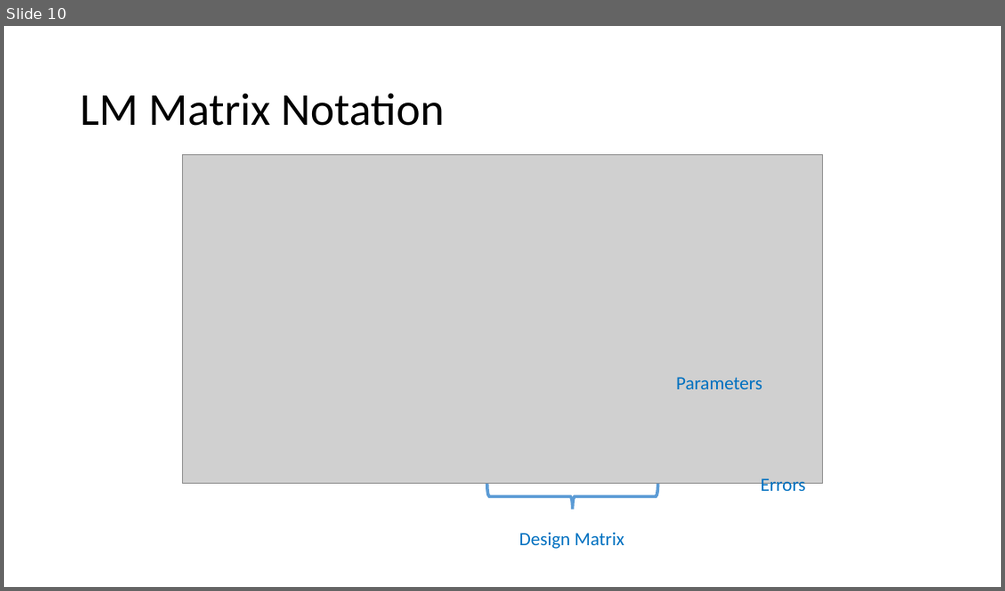
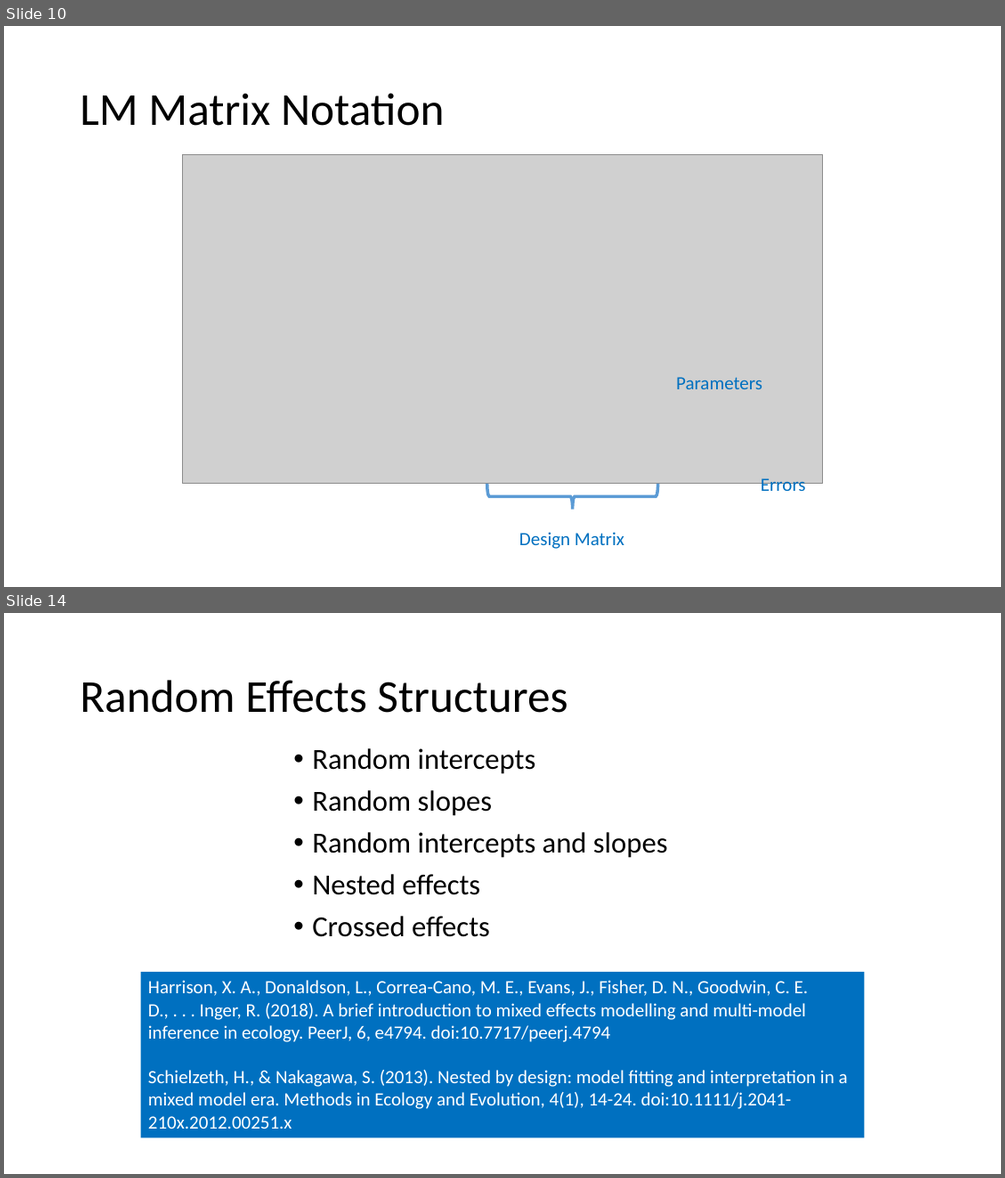
Before and after one commit to ELaBrecque-MMC/RegressionModelOverview, a slide deck: Notes/RegressionModelOverview.pptx. Shown one above the other, each under a label of ours: slide 10 before the commit, slides 10 and 14 after it; the slides between them are not shown. The pictures are 1005x591 and 1005x1178 pixels, drawn with LibreOffice and Linux fonts; fonts in the diff are those of the drawing; grey boxes stand for pictures. Boxes give left, top, right and bottom in pixels: in the first picture for what was removed or moved away, otherwise in the second. Text is boxed around its words. In the diff, an @@ line names an element or a change of style, - is before the commit and + after.

Commit message:
Adding Figures folder. Finished text for LMM. Moved all mixed model stuff to the end. Began intro slide for GLM.

```diff
--- a/Notes/RegressionModelOverview.pptx
+++ b/Notes/RegressionModelOverview.pptx
@@ slide 14 added at box(4, 613, 1001, 1174), background #FFFFFF @@
@@ title added at box(80, 680, 567, 713), 44 pt, text #000000 @@
+Random Effects Structures
@@ text added at box(312, 748, 668, 937), 28 pt, text #000000 @@
+• Random intercepts
+• Random slopes
+• Random intercepts and slopes
+• Nested effects
+• Crossed effects
@@ rectangle added at box(141, 972, 864, 1138), fill #0070C0, 18 pt, text #FFFFFF @@
+Harrison, X. A., Donaldson, L., Correa-Cano, M. E., Evans, J., Fisher, D. N., Goodwin, C. E. D., . . . Inger, R. (2018). A brief introduction to mixed effects modelling and multi-model inference in ecology. PeerJ, 6, e4794. doi:10.7717/peerj.4794
+Schielzeth, H., & Nakagawa, S. (2013). Nested by design: model fitting and interpretation in a mixed model era. Methods in Ecology and Evolution, 4(1), 14-24. doi:10.1111/j.2041-210x.2012.00251.x
```
Also in this commit, not shown: 4 slides changed, 4 other slides added, 1 other file.
